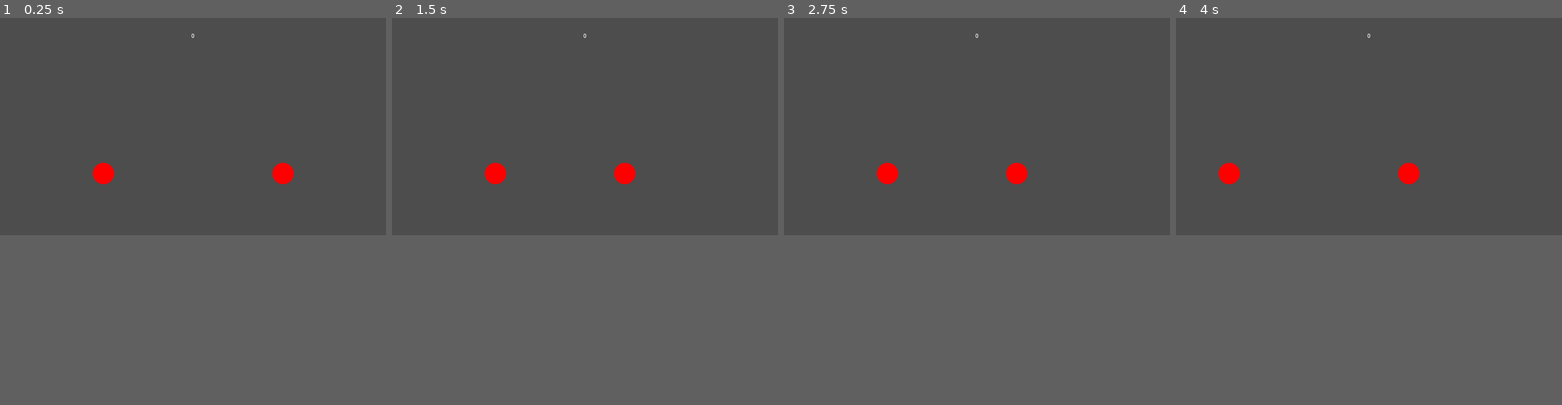
Above: before the commit, frames 1-4 (left to right).
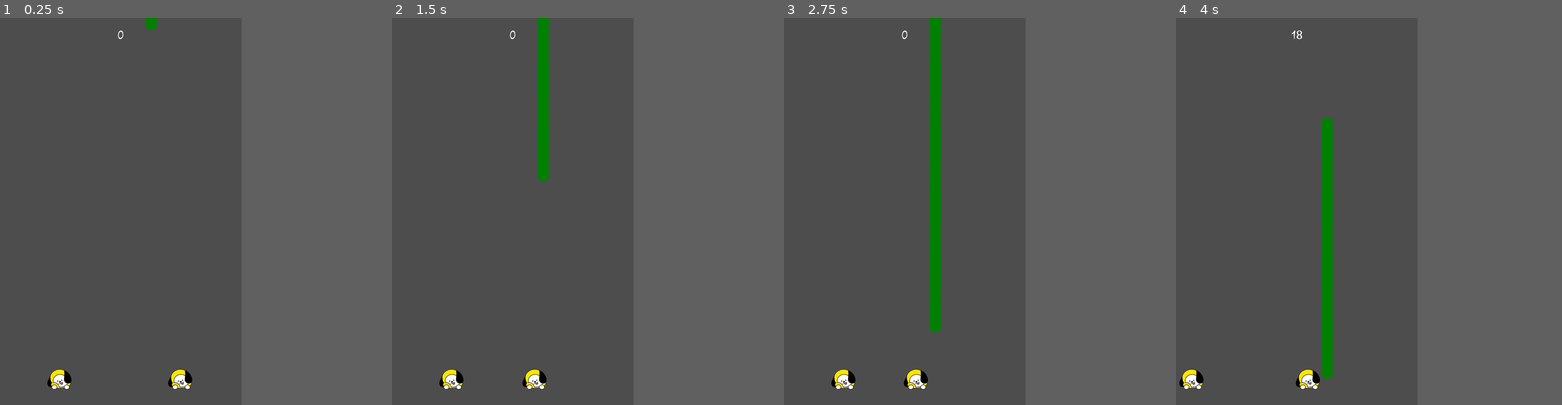
Above: after the commit, the same moments.

Repository: sisipun/FallingRhythm
Game: Godot game, scene res://script/level.tscn
Same seed, same stepped clock (60 frames per second), same inputs: the game is played once before the commit and once after it. Sound files missing from this copy of the repository are replaced by a short silence.
Inputs (mouse positions are in pixels of both pictures, inside the frame that each line leads up to):
- Up to frame 1 (0.25 s): no input
- Up to frame 2 (1.5 s): drag from (496, 126) to (496, 37) at 0.52 s; drag from (673, 126) to (496, 126) at 1.27 s
- Up to frame 3 (2.75 s): move the mouse to (1015, 79) at 2.02 s; click (1015, 79) at 2.17 s
- Up to frame 4 (4 s): drag from (1349, 168) to (1280, 37) at 2.77 s; move the mouse to (1484, 157) at 3.52 s; click (1484, 157) at 3.67 s
The window is 799x449 before the commit and 500x800 after it. Grey fills any space a smaller window leaves; there, only what the larger window draws over its background counts as a difference.

The runs differ from the first frame. In frame 1, 1.1% of the frame differs, in the area x 12-77%, y 0-96%; in frame 2, 2.2%; in frame 3, 3.4%, in the area x 12-64%, y 0-96%; in frame 4, 3.0%.

Commit message:
Add sprite to player and theme + font to ui

Diff:
--- /dev/null
+++ b/asset/theme/default_theme.tres
@@ -0,0 +1,7 @@
+[gd_resource type="Theme" load_steps=2 format=3 uid="uid://c6u1gn1ikli6m"]
+
+[ext_resource type="FontFile" uid="uid://byoyrfr1ymiyt" path="res://asset/text/default_font.ttf" id="1_wd2qk"]
+
+[resource]
+default_font = ExtResource("1_wd2qk")
+default_font_size = 50
--- a/project.godot
+++ b/project.godot
@@ -13,11 +13,17 @@
 config/name="FallingRhythm"
 run/main_scene="res://script/level.tscn"
 config/features=PackedStringArray("4.0", "Mobile")
-config/icon="res://asset/sprite/common/icon.svg"
+config/icon="res://asset/sprite/icon/icon.svg"
 
 [autoload]
 
 EventStorage="*res://script/event_storage.gd"
+
+[display]
+
+window/size/viewport_width=1000
+window/size/viewport_height=2000
+window/handheld/orientation=1
 
 [input_devices]
 
--- a/script/catch_area.gd
+++ b/script/catch_area.gd
@@ -19,7 +19,7 @@
 
 
 func move_player(relative_movement: float) -> void:
-	var half_size: float = _body.shape.get_rect().size.x / 2.0
+	var half_size: float = _body.shape.size.x * _body.global_scale.x / 2.0
 	var new_position: float = _player.position.x + relative_movement
 	var body_right_border: float = _body.position.x + half_size
 	var body_left_border: float = _body.position.x - half_size
--- a/script/catch_area.tscn
+++ b/script/catch_area.tscn
@@ -1,10 +1,10 @@
 [gd_scene load_steps=4 format=3 uid="uid://cf4l5tjcywnpn"]
 
 [ext_resource type="Script" path="res://script/catch_area.gd" id="1_5xbha"]
-[ext_resource type="PackedScene" path="res://script/player.tscn" id="2_h2ohu"]
+[ext_resource type="PackedScene" uid="uid://r0lqcroy1asv" path="res://script/player.tscn" id="2_h2ohu"]
 
 [sub_resource type="RectangleShape2D" id="RectangleShape2D_osqet"]
-size = Vector2(300, 20)
+size = Vector2(400, 20)
 
 [node name="CatchArea" type="Area2D"]
 script = ExtResource("1_5xbha")
--- a/script/finger_area.tscn
+++ b/script/finger_area.tscn
@@ -5,7 +5,7 @@
 [ext_resource type="PackedScene" uid="uid://dsaj0vifeidlh" path="res://script/spawn_area.tscn" id="2_624ca"]
 
 [sub_resource type="RectangleShape2D" id="RectangleShape2D_u2cqf"]
-size = Vector2(500, 500)
+size = Vector2(500, 2000)
 
 [node name="FingerArea" type="Area2D"]
 script = ExtResource("1_b4t7l")
@@ -16,7 +16,7 @@
 shape = SubResource("RectangleShape2D_u2cqf")
 
 [node name="SpawnArea" parent="." instance=ExtResource("2_624ca")]
-position = Vector2(0, -260)
+position = Vector2(0, -1000)
 
 [node name="CatchArea" parent="." instance=ExtResource("1_6r1mg")]
-position = Vector2(0, 145)
+position = Vector2(0, 500)
--- a/script/level.tscn
+++ b/script/level.tscn
@@ -1,6 +1,7 @@
-[gd_scene load_steps=5 format=3 uid="uid://cvjr6018etjbo"]
+[gd_scene load_steps=6 format=3 uid="uid://c6qxnbpo16x6b"]
 
-[ext_resource type="PackedScene" uid="uid://iok053y44kef" path="res://script/score.tscn" id="1_k63xp"]
+[ext_resource type="Theme" uid="uid://c6u1gn1ikli6m" path="res://asset/theme/default_theme.tres" id="1_6kpxg"]
+[ext_resource type="PackedScene" uid="uid://8umb2eo8xlyb" path="res://script/score.tscn" id="1_k63xp"]
 [ext_resource type="Script" path="res://script/level.gd" id="1_uhfuk"]
 [ext_resource type="PackedScene" uid="uid://1ps430sp4qk6" path="res://script/finger_area.tscn" id="2_1whnv"]
 [ext_resource type="Resource" uid="uid://bj3jpddsbhqer" path="res://asset/resource/default_music_timing.tres" id="2_f81gj"]
@@ -18,6 +19,7 @@
 grow_horizontal = 2
 grow_vertical = 2
 mouse_filter = 1
+theme = ExtResource("1_6kpxg")
 
 [node name="Score" parent="InterfaceLayer/Interface" instance=ExtResource("1_k63xp")]
 layout_mode = 1
@@ -33,6 +35,7 @@
 [node name="LevelAreaLevel" type="CanvasLayer" parent="."]
 
 [node name="LevelArea" type="Node2D" parent="LevelAreaLevel"]
+position = Vector2(500, 1000)
 script = ExtResource("1_uhfuk")
 left_finger_area_path = NodePath("LeftFingerArea")
 right_finger_area_path = NodePath("RightFingerArea")
@@ -40,9 +43,9 @@
 music_timing = ExtResource("2_f81gj")
 
 [node name="LeftFingerArea" parent="LevelAreaLevel/LevelArea" instance=ExtResource("2_1whnv")]
-position = Vector2(309, 319)
+position = Vector2(-250, 0)
 
 [node name="RightFingerArea" parent="LevelAreaLevel/LevelArea" instance=ExtResource("2_1whnv")]
-position = Vector2(845, 319)
+position = Vector2(250, 0)
 
 [node name="MusicPlayer" type="AudioStreamPlayer" parent="LevelAreaLevel/LevelArea"]
--- a/script/pickup.gd
+++ b/script/pickup.gd
@@ -12,7 +12,7 @@
 
 
 func init(_velocity: float, _position_x: float, offset_y: int = 0) -> void:
-	self.half_body_size = _body.shape.get_rect().size.x / 2.0
+	self.half_body_size = _body.shape.radius * _body.global_scale.x
 	self.velocity = _velocity
 	self.position.x = _position_x
 	self.position.y = -offset_y * half_body_size
--- a/script/pickup.tscn
+++ b/script/pickup.tscn
@@ -4,14 +4,14 @@
 [ext_resource type="Script" path="res://script/pickup.gd" id="1_mlnna"]
 
 [sub_resource type="CircleShape2D" id="CircleShape2D_60vp7"]
-radius = 17.0
+radius = 24.0208
 
 [node name="Pickup" type="Area2D"]
 script = ExtResource("1_mlnna")
 _body_path = NodePath("Body")
 
 [node name="Sprite" type="Sprite2D" parent="."]
-scale = Vector2(0.5, 0.5)
+scale = Vector2(0.75, 0.75)
 texture = ExtResource("1_a1mdt")
 
 [node name="Body" type="CollisionShape2D" parent="."]
--- a/script/player.tscn
+++ b/script/player.tscn
@@ -1,16 +1,18 @@
-[gd_scene load_steps=4 format=3]
+[gd_scene load_steps=4 format=3 uid="uid://r0lqcroy1asv"]
 
 [ext_resource type="Script" path="res://script/player.gd" id="1_fo2y6"]
-[ext_resource type="Texture2D" uid="uid://djjo0xltwbhef" path="res://asset/sprite/player.png" id="1_rj1k1"]
+[ext_resource type="Texture2D" uid="uid://dmbotpyjsx1my" path="res://asset/sprite/player/player.png" id="2_jenwe"]
 
 [sub_resource type="CircleShape2D" id="CircleShape2D_yx5so"]
-radius = 33.0151
+radius = 46.6667
 
 [node name="Player" type="Area2D"]
+scale = Vector2(1.2, 1.2)
 script = ExtResource("1_fo2y6")
 
 [node name="Sprite" type="Sprite2D" parent="."]
-texture = ExtResource("1_rj1k1")
+scale = Vector2(0.762195, 0.762195)
+texture = ExtResource("2_jenwe")
 
 [node name="Body" type="CollisionShape2D" parent="."]
 shape = SubResource("CircleShape2D_yx5so")
--- a/script/spawn_area.gd
+++ b/script/spawn_area.gd
@@ -17,7 +17,7 @@
 func init(timings: Array[MusicTiming.Timing]) -> void:
 	self._timings = timings
 	self._last_timing_value = -1.0 if timings.is_empty() else timings[0].start_second
-	self._half_body_size = _body.shape.get_rect().size.x / 2.0
+	self._half_body_size = _body.shape.size.x * _body.global_scale.x / 2.0
 
 
 func check_timing(current_timing: float) -> void:
--- a/script/spawn_area.tscn
+++ b/script/spawn_area.tscn
@@ -4,13 +4,13 @@
 [ext_resource type="PackedScene" uid="uid://b0vsbp2ik1e33" path="res://script/pickup.tscn" id="2_tp2mc"]
 
 [sub_resource type="RectangleShape2D" id="RectangleShape2D_343pm"]
-size = Vector2(300, 20)
+size = Vector2(400, 20)
 
 [node name="SpawnArea" type="Area2D"]
 script = ExtResource("1_3mwfm")
 _body_path = NodePath("Body")
 _pickup_scene = ExtResource("2_tp2mc")
-pickup_velocity = 300.0
+pickup_velocity = 500.0
 
 [node name="Body" type="CollisionShape2D" parent="."]
 shape = SubResource("RectangleShape2D_343pm")
Renamed: asset/sprite/common/icon.svg -> asset/sprite/icon/icon.svg
Not shown, changed: asset/sprite/icon/icon.svg.import
Binary file removed: asset/sprite/player.png
Binary file added: asset/sprite/player/player.png
Not shown, changed: asset/sprite/player/player.png.import
Binary file added: asset/text/default_font.ttf
Not shown, added: asset/text/default_font.ttf.import
Not shown: 1 places in script/score.tscn that only renumber resources
